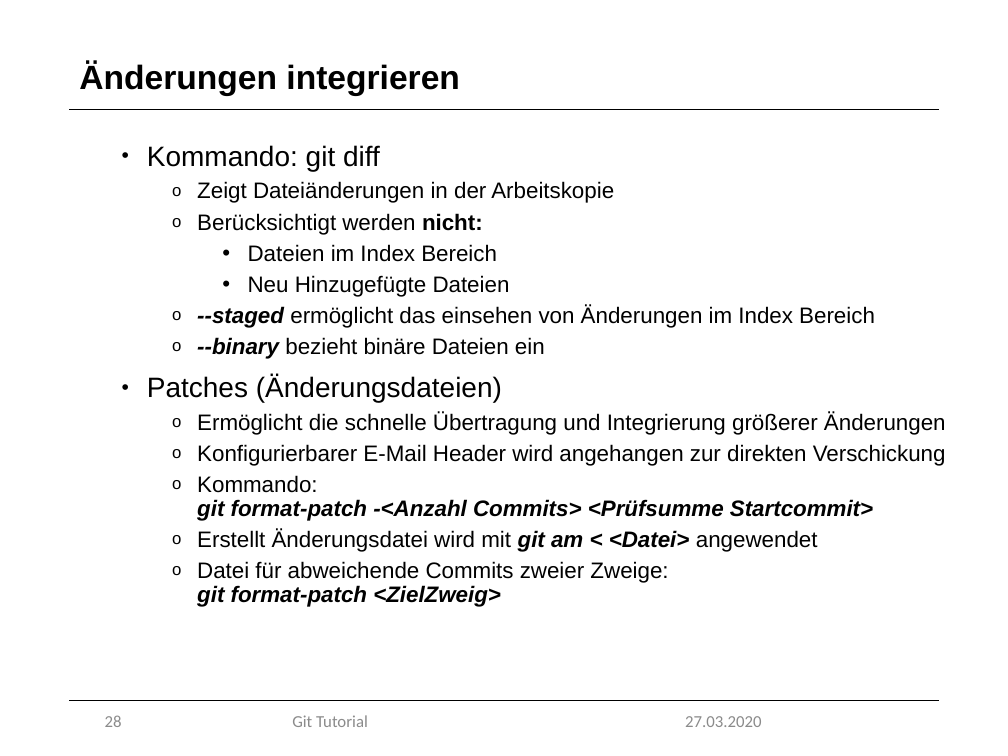
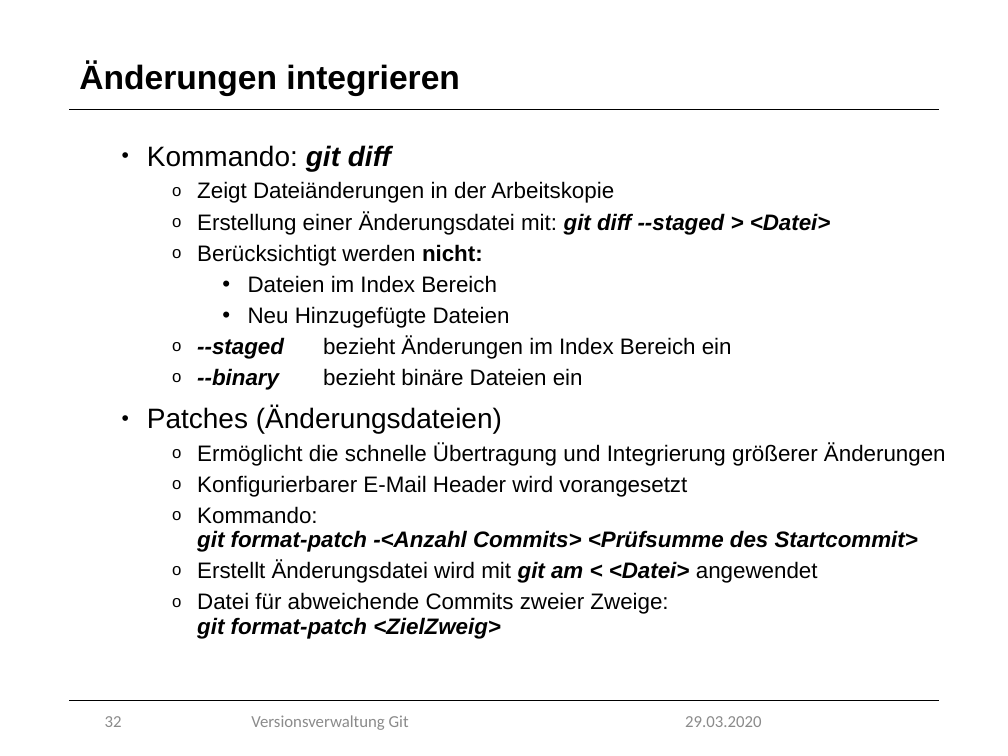
Before and after one commit to marcretzlaff/projektarbeit, a slide deck: slide 32 of Präsentation-90min/Präsentation-90min.pptx (slide 28 before the commit). Drawn at 1008x756 pixels with LibreOffice and Linux fonts; fonts in the diff are those of the drawing; background and template pictures are left out. Boxes give left, top, right and bottom in pixels: in the first picture for what was removed or moved away, otherwise in the second. Text is boxed around its words. In the diff, an @@ line names an element or a change of style, - is before the commit and + after.

```diff
--- a/Präsentation-90min/Präsentation-90min.pptx
+++ b/Präsentation-90min/Präsentation-90min.pptx
@@ text at [147,145,391,171]: bold on, italic on in "git diff" @@
@@ text at [197,212,831,235]: paragraph added @@
+  o Erstellung einer Änderungsdatei mit: git diff --staged > <Datei>
@@ text at [197,336,732,359]: text changed @@
-  o --staged ermöglicht das einsehen von Änderungen im Index Bereich
+  o --staged bezieht Änderungen im Index Bereich ein
@@ text at [197,475,918,552]: text changed; bold on; italic on @@
-  o Konfigurierbarer E-Mail Header wird angehangen zur direkten Verschickung
-  o Kommando:
-    git format-patch -<Anzahl Commits> <Prüfsumme Startcommit>
+  o Konfigurierbarer E-Mail Header wird vorangesetzt
+  o Kommando:
+    git format-patch -<Anzahl Commits> <Prüfsumme des Startcommit>
@@ page number at [105,716,122,727]: text changed @@
-28
+32
@@ text at [251,715,409,730]: text changed @@
-Git Tutorial
+Versionsverwaltung Git
@@ text at [685,716,761,727]: text changed @@
-27.03.2020
+29.03.2020
```
Also in this commit, not shown: 33 other slides changed, 2 slides added, 1 slide removed.
